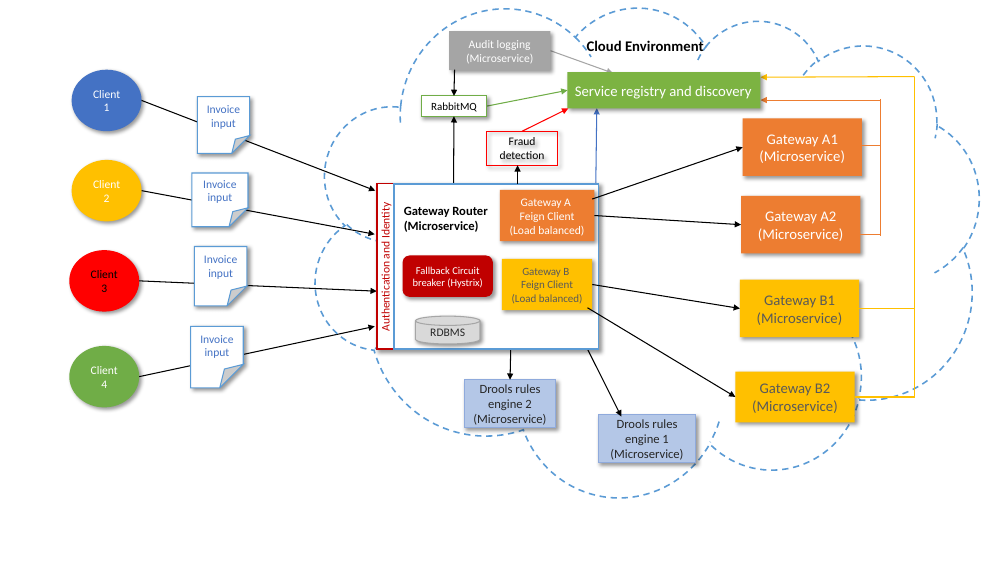
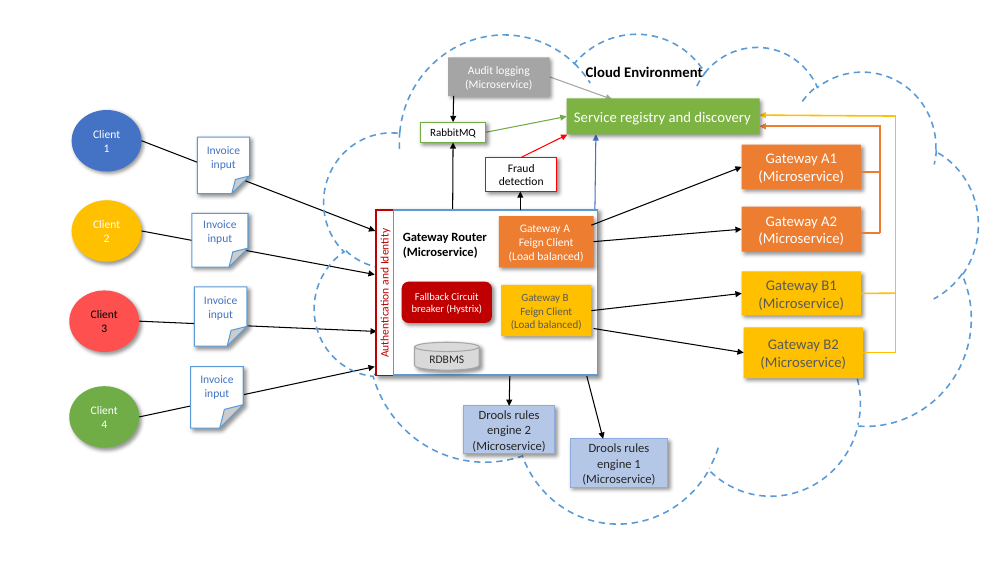
Before and after one commit to adityapant1286/subscription-service, a slide deck: slide 1 of src/main/resources/task2.pptx. Drawn at 1008x567 pixels with LibreOffice and Linux fonts; fonts in the diff are those of the drawing. Boxes give left, top, right and bottom in pixels: in the first picture for what was removed or moved away, otherwise in the second. Text is boxed around its words. In the diff, an @@ line names an element or a change of style, - is before the commit and + after.

```diff
--- a/src/main/resources/task2.pptx
+++ b/src/main/resources/task2.pptx
@@ arrow moved from (915, 76) - (761, 77) to (896, 116) - (760, 115) @@
@@ arrow (896, 116) - (760, 115): stroke #FFC000 1 pt to #FFC000 1.5 pt @@
@@ line moved from (915, 76) - (915, 396) to (896, 115) - (896, 353) @@
@@ line (896, 115) - (896, 353): stroke #FFC000 1 pt to #FFC000 1.5 pt @@
@@ rectangle "Gateway A1 (Microservice)": place and size @@
-rectangle "Gateway A1 (Microservice)" at <box>743,119,862,176</box>
+rectangle "Gateway A1 (Microservice)" at <box>742,144,861,189</box>
@@ 9 rectangles, 9 arrows, 3 texts, 1 rounded rectangle, 1 cylinder, 1 line: place and size @@
-9 rectangles, 9 arrows, 3 texts, 1 rounded rectangle, 1 cylinder, 1 line at <box>377,31,881,428</box>
+9 rectangles, 9 arrows, 3 texts, 1 rounded rectangle, 1 cylinder, 1 line at <box>376,57,880,454</box>
@@ arrow (880, 126) - (760, 126): stroke #ED7D31 1 pt to #ED7D31 1.5 pt @@
@@ line moved from (881, 99) - (881, 237) to (880, 125) - (880, 234) @@
@@ line (880, 125) - (880, 234): stroke #ED7D31 1 pt to #ED7D31 1.5 pt @@
@@ rectangle "Fraud detection" at <box>486,157,557,191</box>: fill none to #FFFFFF @@
@@ arrow moved from (592, 199) - (743, 147) to (591, 225) - (742, 167) @@
@@ line (858, 172) - (880, 172): stroke #ED7D31 1 pt to #ED7D31 1.5 pt @@
@@ rectangle "Gateway A2 (Microservice)": place and size @@
-rectangle "Gateway A2 (Microservice)" at <box>741,196,861,253</box>
+rectangle "Gateway A2 (Microservice)" at <box>742,206,861,252</box>
@@ 4 ellipses, 4 folded corners, 4 arrows: place and size @@
-4 ellipses, 4 folded corners, 4 arrows at <box>70,70,377,408</box>
+4 ellipses, 4 folded corners, 4 arrows at <box>70,110,377,448</box>
@@ arrow moved from (594, 216) - (741, 225) to (594, 242) - (742, 229) @@
@@ line (861, 234) - (880, 234): stroke #ED7D31 1 pt to #ED7D31 1.5 pt @@
@@ ellipse "Client 3" at <box>70,290,140,352</box>: fill #FF0000 to #FF5050 @@
@@ arrow moved from (592, 284) - (740, 309) to (591, 311) - (742, 293) @@
@@ rectangle "Gateway B1 (Microservice)": place and size @@
-rectangle "Gateway B1 (Microservice)" at <box>740,280,860,337</box>
+rectangle "Gateway B1 (Microservice)" at <box>742,271,861,315</box>
@@ line moved from (860, 309) - (915, 309) to (861, 293) - (896, 293) @@
@@ arrow moved from (588, 308) - (736, 397) to (594, 329) - (744, 353) @@
@@ rectangle "Gateway B2 (Microservice)": place and size @@
-rectangle "Gateway B2 (Microservice)" at <box>736,371,855,422</box>
+rectangle "Gateway B2 (Microservice)" at <box>744,327,864,378</box>
@@ line moved from (855, 397) - (915, 397) to (864, 353) - (896, 353) @@
@@ arrow moved from (588, 349) - (622, 417) to (587, 375) - (603, 439) @@
@@ rectangle "Drools rules engine 1": place and size @@
-rectangle "Drools rules engine 1" at <box>599,415,696,464</box>
+rectangle "Drools rules engine 1" at <box>570,439,668,488</box>
```
Also in this commit, not shown: 2 other slides changed.
